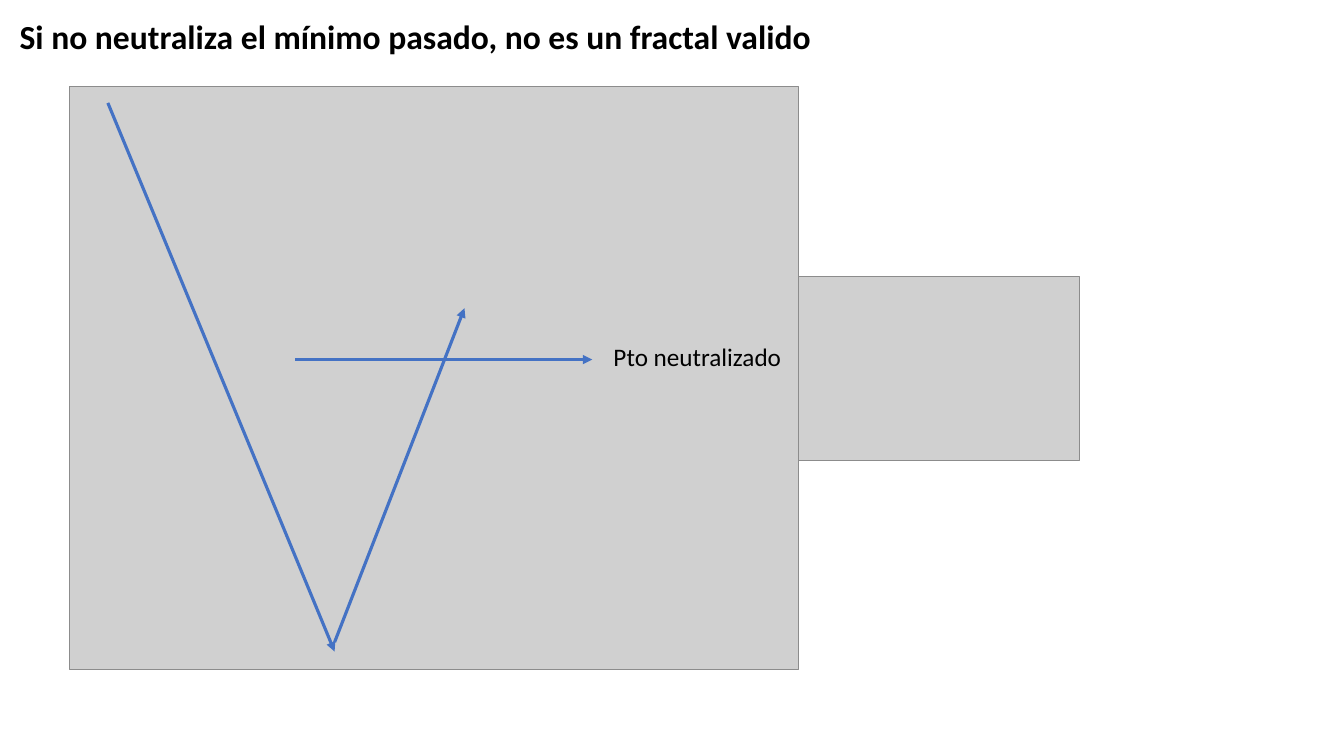
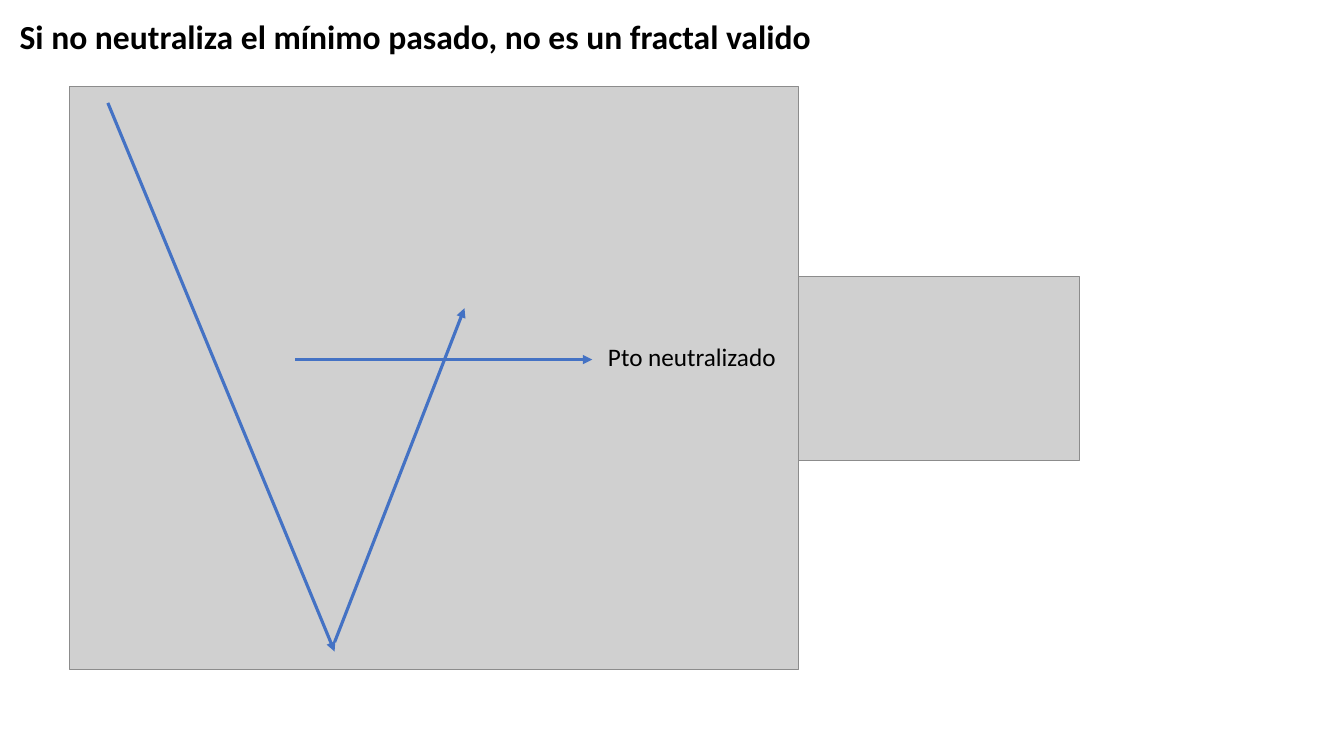
Before and after one commit to Edd1eware/Yields_Academy, a slide deck: slide 13 of Manual_YIELDS_ACADEMY.pptx. Drawn at 1344x756 pixels with LibreOffice and Linux fonts; fonts in the diff are those of the drawing; grey boxes stand for pictures. Boxes give left, top, right and bottom in pixels: in the first picture for what was removed or moved away, otherwise in the second. Text is boxed around its words. In the diff, an @@ line names an element or a change of style, - is before the commit and + after.

```diff
--- a/Manual_YIELDS_ACADEMY.pptx
+++ b/Manual_YIELDS_ACADEMY.pptx
@@ text "Pto neutralizado": place and size @@
-text "Pto neutralizado" at [613, 348, 781, 366]
+text "Pto neutralizado" at [608, 348, 775, 366]
```
Also in this commit, not shown: 1 other slide changed, 1 slide added, 2 slides removed.
